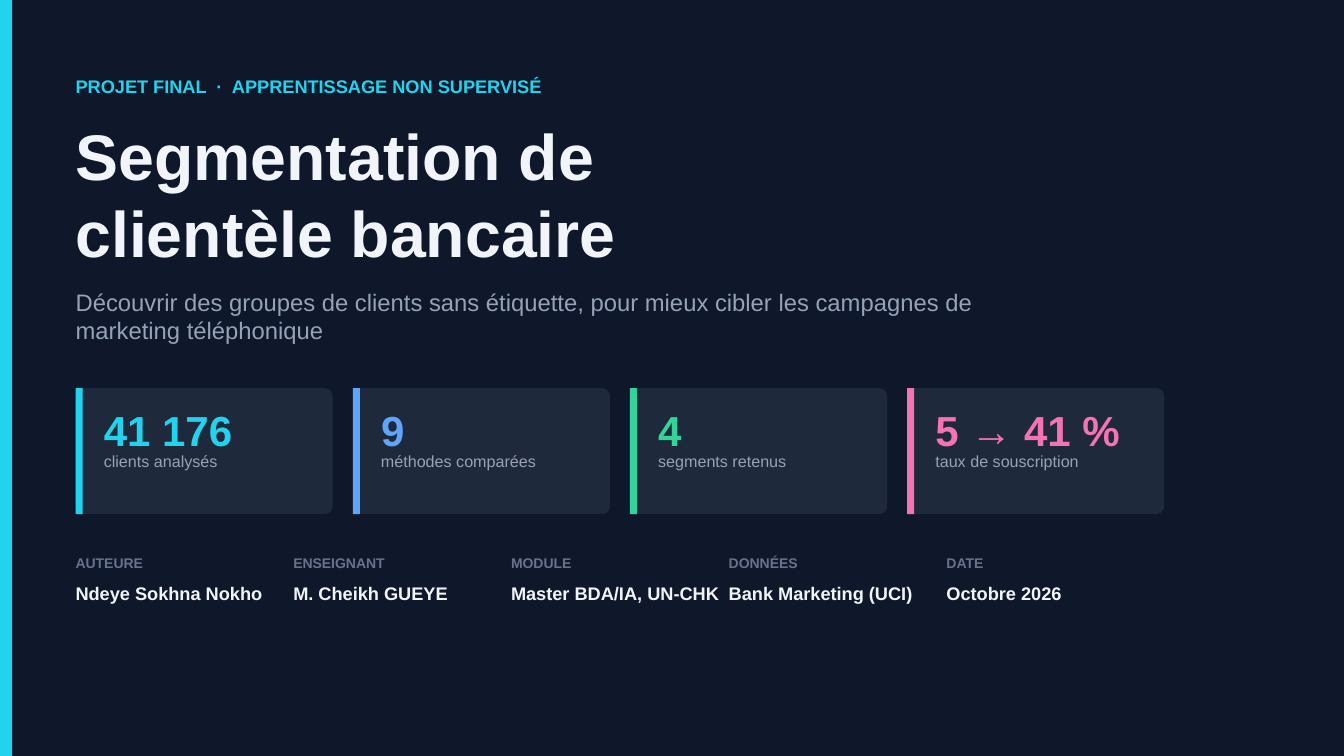
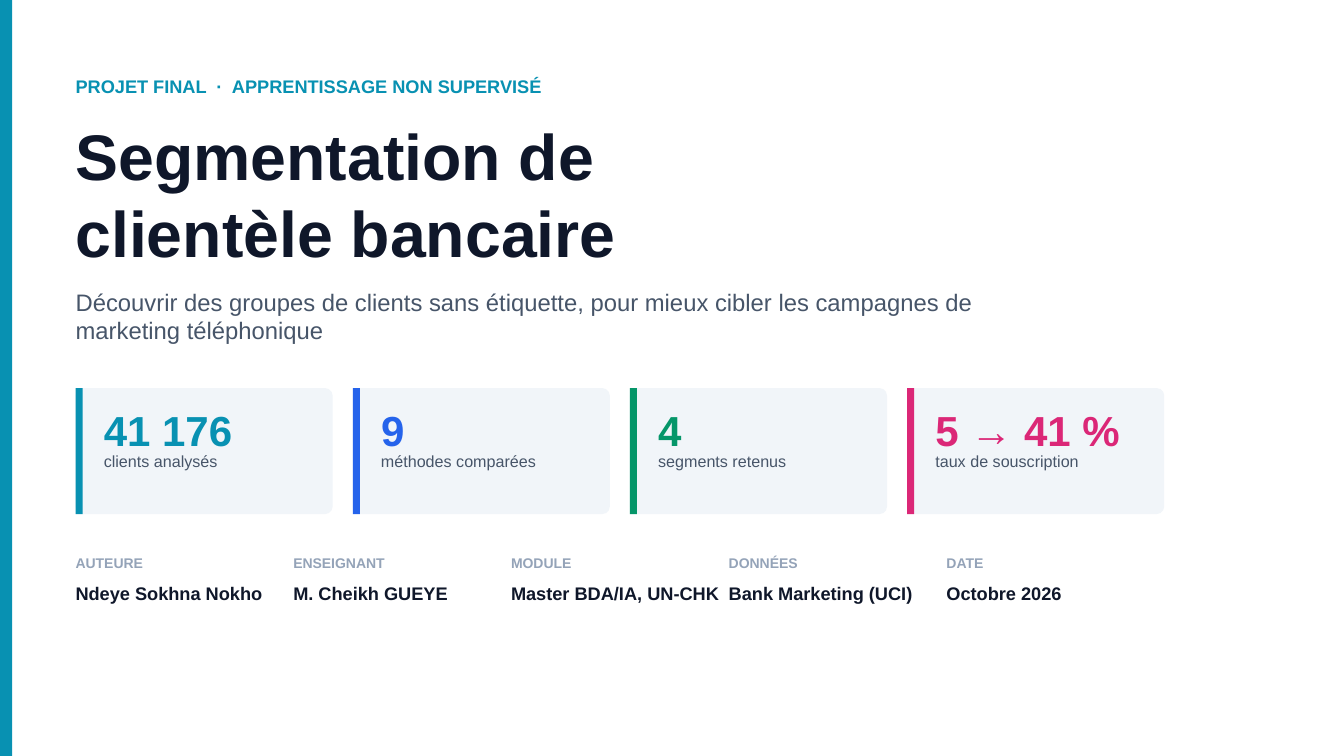
Before and after one commit to Nokho11/segmentation-bancaire, a slide deck: slide 1 of soutenance/soutenance_segmentation_bancaire.pptx. Drawn at 1344x756 pixels with LibreOffice and Linux fonts; fonts in the diff are those of the drawing. Boxes give left, top, right and bottom in pixels: in the first picture for what was removed or moved away, otherwise in the second. Text is boxed around its words. In the diff, an @@ line names an element or a change of style, - is before the commit and + after.

Commit message:
Soutenance sur fond blanc en 13 diapositives, application enrichie, relecture finale
- Application : distances aux centres, alerte client atypique (Isolation Forest),
  affectation par lot d'un fichier CSV (format UCI) avec export, onglet des segments
- Corrections de cohérence (accords entre méthodes, K-prototypes à k = 4)

```diff
--- a/soutenance/soutenance_segmentation_bancaire.pptx
+++ b/soutenance/soutenance_segmentation_bancaire.pptx
@@ background #0F172A to #FFFFFF @@
@@ rectangle at (0, 0, 12, 756): fill #22D3EE to #0891B2 @@
@@ text "PROJET FINAL · APPRENTISSAGE NON ..." at (76, 79, 542, 93): text colour #22D3EE to #0891B2 @@
@@ rectangle at (76, 388, 83, 514): fill #22D3EE to #0891B2 @@
@@ rectangle at (353, 388, 360, 514): fill #60A5FA to #2563EB @@
@@ rectangle at (630, 388, 637, 514): fill #34D399 to #059669 @@
@@ fill #1E293B to #F1F5F9 in 4 elements at (76, 388, 333, 514), (353, 388, 610, 514), (630, 388, 887, 514), (907, 388, 1165, 514) @@
@@ rectangle at (907, 388, 914, 514): fill #F472B6 to #DB2777 @@
@@ text "41 176" at (104, 416, 232, 447): text colour #22D3EE to #0891B2 @@
@@ text "9" at (381, 416, 404, 447): text colour #60A5FA to #2563EB @@
@@ text "4" at (658, 417, 681, 446): text colour #34D399 to #059669 @@
@@ text "5 → 41 %" at (935, 417, 1071, 447): text colour #F472B6 to #DB2777 @@
@@ text colour #94A3B8 to #475569 in 5 elements at (76, 293, 972, 344), (104, 455, 218, 471), (381, 455, 536, 471), (658, 456, 786, 471), (935, 455, 1079, 471) @@
@@ text colour #64748B to #94A3B8 in 5 elements at (76, 558, 143, 568), (293, 558, 384, 568), (511, 558, 571, 568), (729, 557, 798, 568), (946, 558, 983, 568) @@
@@ text colour #F1F5F9 to #0F172A in 6 elements at (76, 133, 616, 258), (76, 586, 263, 604), (293, 586, 448, 600), (511, 586, 719, 603), (729, 586, 912, 604), (946, 586, 1061, 600) @@
```
Also in this commit, not shown: 12 other slides changed, 3 slides removed, 7 other files.
